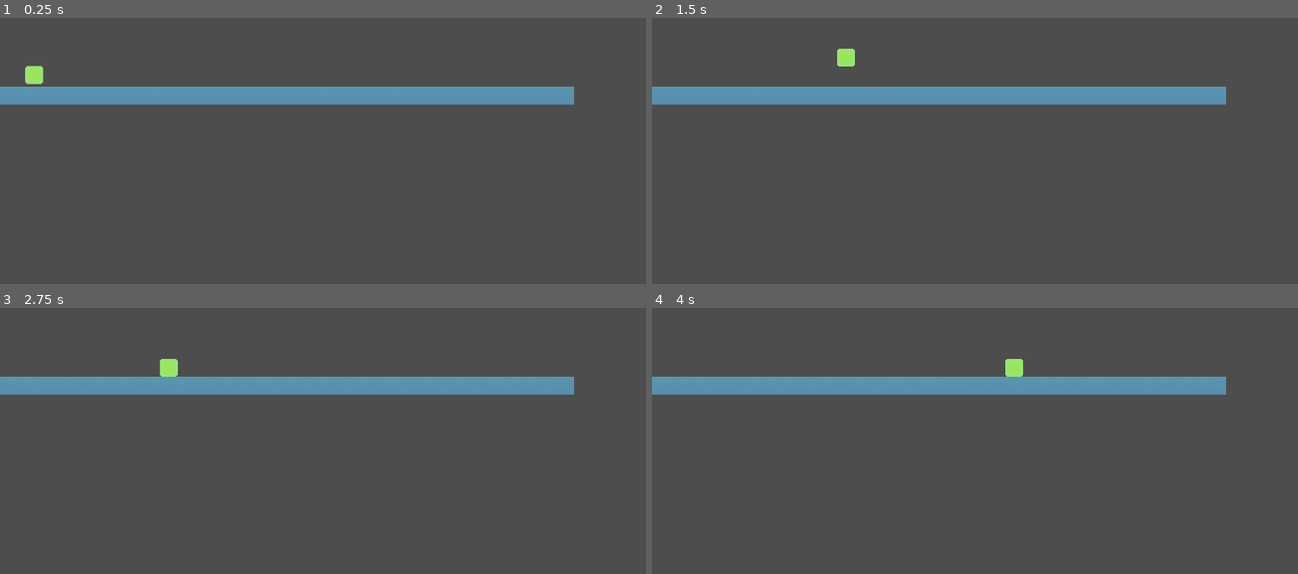
Above: before the commit, frames 1-4 (two rows, left to right).
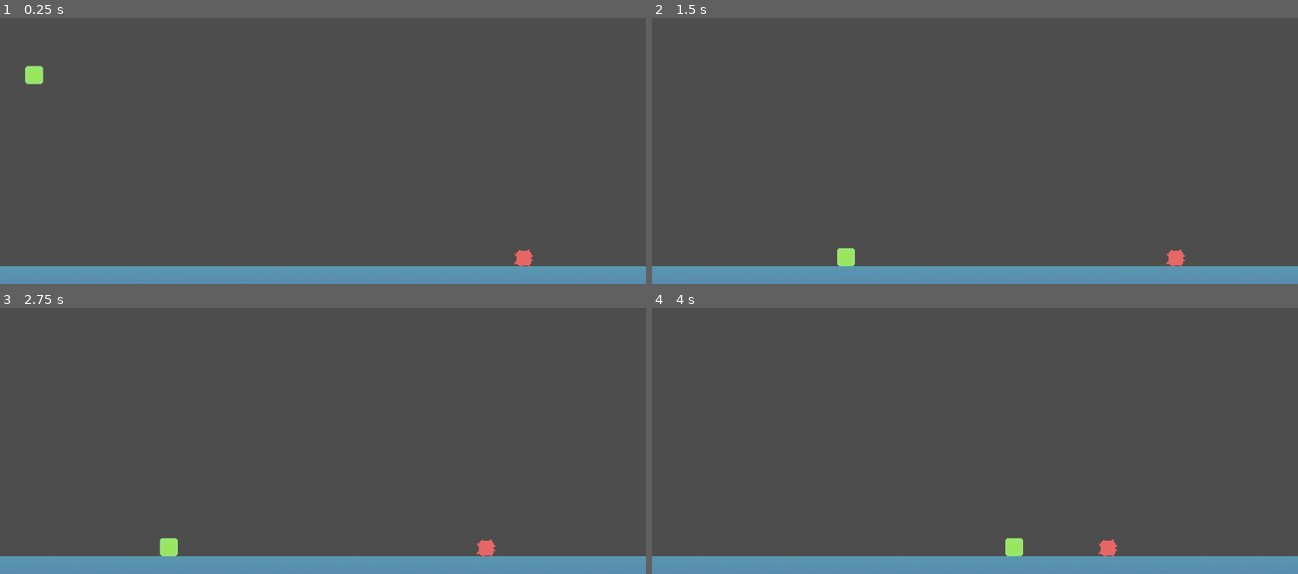
Above: after the commit, the same moments.

Repository: KelsiF/Virus
Game: Godot game, scene res://scenes/main.tscn
The game is run twice, just before and just after one commit, with the same random seed, the same clock (stepped at 60 frames per second) and the same inputs.
Inputs:
- Up to frame 1 (0.25 s): no input
- Up to frame 2 (1.5 s): hold D (right) from 0.53 s (still down); tap W (jump) at 0.77 s
- Up to frame 3 (2.75 s): tap W (jump) at 1.52 s; release D (right) at 2.03 s; hold A (left) from 2.03 s (still down)
- Up to frame 4 (4 s): release A (left) at 2.78 s; hold D (right) from 2.78 s (still down); tap W (jump) at 3.02, 3.77 s

The runs differ from the first frame. In frame 1, 13% of the frame differs, in the area x 0-100%, y 25-100%; in frame 2, 13%; in frame 3, 13%, in the area x 0-100%, y 19-100%; in frame 4, 13%.

Commit message:
v. 1.0.1

Diff:
--- a/project.godot
+++ b/project.godot
@@ -33,6 +33,11 @@
 , Object(InputEventKey,"resource_local_to_scene":false,"resource_name":"","device":0,"window_id":0,"alt_pressed":false,"shift_pressed":false,"ctrl_pressed":false,"meta_pressed":false,"pressed":false,"keycode":0,"physical_keycode":32,"key_label":0,"unicode":0,"location":0,"echo":false,"script":null)
 ]
 }
+flip={
+"deadzone": 0.2,
+"events": [Object(InputEventKey,"resource_local_to_scene":false,"resource_name":"","device":0,"window_id":0,"alt_pressed":false,"shift_pressed":false,"ctrl_pressed":false,"meta_pressed":false,"pressed":false,"keycode":0,"physical_keycode":70,"key_label":0,"unicode":0,"location":0,"echo":false,"script":null)
+]
+}
 
 [rendering]
 
--- /dev/null
+++ b/scenes/enemy.tscn
@@ -0,0 +1,21 @@
+[gd_scene load_steps=4 format=3 uid="uid://berki37hyxe3r"]
+
+[ext_resource type="Texture2D" uid="uid://bu1ivjd4m336l" path="res://textures/enemy.png" id="1_7p1mj"]
+[ext_resource type="Script" uid="uid://cfqe3smvlltsg" path="res://scripts/enemy.gd" id="1_md0e3"]
+
+[sub_resource type="RectangleShape2D" id="RectangleShape2D_md0e3"]
+size = Vector2(27, 28)
+
+[node name="CharacterBody2D" type="CharacterBody2D"]
+script = ExtResource("1_md0e3")
+
+[node name="CollisionShape2D" type="CollisionShape2D" parent="."]
+position = Vector2(0.5, 0)
+shape = SubResource("RectangleShape2D_md0e3")
+
+[node name="Sprite2D" type="Sprite2D" parent="."]
+texture_filter = 1
+texture = ExtResource("1_7p1mj")
+
+[node name="raycast" type="RayCast2D" parent="Sprite2D"]
+target_position = Vector2(-500, 0)
--- a/scenes/main.tscn
+++ b/scenes/main.tscn
@@ -1,105 +1,123 @@
-[gd_scene load_steps=3 format=3 uid="uid://bwfescfvtik1n"]
+[gd_scene load_steps=4 format=3 uid="uid://bwfescfvtik1n"]
 
 [ext_resource type="PackedScene" uid="uid://b6p0pyy5ysg43" path="res://scenes/block.tscn" id="1_0wfyh"]
 [ext_resource type="PackedScene" uid="uid://hy35ghl8v48e" path="res://scenes/player.tscn" id="2_sugp2"]
+[ext_resource type="PackedScene" uid="uid://berki37hyxe3r" path="res://scenes/enemy.tscn" id="3_sugp2"]
 
 [node name="Node2D" type="Node2D"]
 
+[node name="Player" parent="." instance=ExtResource("2_sugp2")]
+position = Vector2(61, 242)
+
 [node name="StaticBody2D" parent="." instance=ExtResource("1_0wfyh")]
-position = Vector2(16, 312)
+position = Vector2(16, 632)
 
 [node name="StaticBody2D2" parent="." instance=ExtResource("1_0wfyh")]
-position = Vector2(48, 312)
+position = Vector2(48, 632)
 
 [node name="StaticBody2D3" parent="." instance=ExtResource("1_0wfyh")]
-position = Vector2(80, 312)
+position = Vector2(80, 632)
 
 [node name="StaticBody2D4" parent="." instance=ExtResource("1_0wfyh")]
-position = Vector2(112, 312)
+position = Vector2(112, 632)
 
 [node name="StaticBody2D5" parent="." instance=ExtResource("1_0wfyh")]
-position = Vector2(144, 312)
+position = Vector2(144, 632)
 
 [node name="StaticBody2D6" parent="." instance=ExtResource("1_0wfyh")]
-position = Vector2(176, 312)
+position = Vector2(176, 632)
 
 [node name="StaticBody2D7" parent="." instance=ExtResource("1_0wfyh")]
-position = Vector2(208, 312)
+position = Vector2(208, 632)
 
 [node name="StaticBody2D8" parent="." instance=ExtResource("1_0wfyh")]
-position = Vector2(240, 312)
+position = Vector2(240, 632)
 
 [node name="StaticBody2D9" parent="." instance=ExtResource("1_0wfyh")]
-position = Vector2(272, 312)
+position = Vector2(272, 632)
 
 [node name="StaticBody2D10" parent="." instance=ExtResource("1_0wfyh")]
-position = Vector2(304, 312)
+position = Vector2(304, 632)
 
 [node name="StaticBody2D11" parent="." instance=ExtResource("1_0wfyh")]
-position = Vector2(336, 312)
+position = Vector2(336, 632)
 
 [node name="StaticBody2D12" parent="." instance=ExtResource("1_0wfyh")]
-position = Vector2(368, 312)
+position = Vector2(368, 632)
 
 [node name="StaticBody2D13" parent="." instance=ExtResource("1_0wfyh")]
-position = Vector2(400, 312)
+position = Vector2(400, 632)
 
 [node name="StaticBody2D14" parent="." instance=ExtResource("1_0wfyh")]
-position = Vector2(432, 312)
+position = Vector2(432, 632)
 
 [node name="StaticBody2D15" parent="." instance=ExtResource("1_0wfyh")]
-position = Vector2(464, 312)
+position = Vector2(464, 632)
 
 [node name="StaticBody2D16" parent="." instance=ExtResource("1_0wfyh")]
-position = Vector2(496, 312)
+position = Vector2(496, 632)
 
 [node name="StaticBody2D17" parent="." instance=ExtResource("1_0wfyh")]
-position = Vector2(528, 312)
+position = Vector2(528, 632)
 
 [node name="StaticBody2D18" parent="." instance=ExtResource("1_0wfyh")]
-position = Vector2(560, 312)
+position = Vector2(560, 632)
 
 [node name="StaticBody2D19" parent="." instance=ExtResource("1_0wfyh")]
-position = Vector2(592, 312)
+position = Vector2(592, 632)
 
 [node name="StaticBody2D20" parent="." instance=ExtResource("1_0wfyh")]
-position = Vector2(624, 312)
+position = Vector2(624, 632)
 
 [node name="StaticBody2D21" parent="." instance=ExtResource("1_0wfyh")]
-position = Vector2(656, 312)
+position = Vector2(656, 632)
 
 [node name="StaticBody2D22" parent="." instance=ExtResource("1_0wfyh")]
-position = Vector2(688, 312)
+position = Vector2(688, 632)
 
 [node name="StaticBody2D23" parent="." instance=ExtResource("1_0wfyh")]
-position = Vector2(720, 312)
+position = Vector2(720, 632)
 
 [node name="StaticBody2D24" parent="." instance=ExtResource("1_0wfyh")]
-position = Vector2(752, 312)
+position = Vector2(752, 632)
 
 [node name="StaticBody2D25" parent="." instance=ExtResource("1_0wfyh")]
-position = Vector2(784, 312)
+position = Vector2(784, 632)
 
 [node name="StaticBody2D26" parent="." instance=ExtResource("1_0wfyh")]
-position = Vector2(816, 312)
+position = Vector2(816, 632)
 
 [node name="StaticBody2D27" parent="." instance=ExtResource("1_0wfyh")]
-position = Vector2(848, 312)
+position = Vector2(848, 632)
 
 [node name="StaticBody2D28" parent="." instance=ExtResource("1_0wfyh")]
-position = Vector2(880, 312)
+position = Vector2(880, 632)
 
 [node name="StaticBody2D29" parent="." instance=ExtResource("1_0wfyh")]
-position = Vector2(912, 312)
+position = Vector2(912, 632)
 
 [node name="StaticBody2D30" parent="." instance=ExtResource("1_0wfyh")]
-position = Vector2(944, 312)
+position = Vector2(944, 632)
 
 [node name="StaticBody2D31" parent="." instance=ExtResource("1_0wfyh")]
-position = Vector2(976, 312)
+position = Vector2(976, 632)
 
 [node name="StaticBody2D32" parent="." instance=ExtResource("1_0wfyh")]
-position = Vector2(1008, 312)
+position = Vector2(1008, 632)
 
-[node name="Player" parent="." instance=ExtResource("2_sugp2")]
-position = Vector2(61, 242)
+[node name="StaticBody2D33" parent="." instance=ExtResource("1_0wfyh")]
+position = Vector2(1040, 632)
+
+[node name="StaticBody2D34" parent="." instance=ExtResource("1_0wfyh")]
+position = Vector2(1072, 632)
+
+[node name="StaticBody2D35" parent="." instance=ExtResource("1_0wfyh")]
+position = Vector2(1104, 632)
+
+[node name="StaticBody2D36" parent="." instance=ExtResource("1_0wfyh")]
+position = Vector2(1136, 632)
+
+[node name="CharacterBody2D" parent="." instance=ExtResource("3_sugp2")]
+position = Vector2(934, 589)
+
+[connection signal="tree_entered" from="StaticBody2D" to="Player" method="_on_static_body_2d_tree_entered"]
--- /dev/null
+++ b/scripts/enemy.gd
@@ -0,0 +1,58 @@
+extends CharacterBody2D
+
+var speed = 250 # need speed 250 for move
+var health = 10
+var damage = 1
+
+var direction = "left"
+
+@onready var player = get_parent().get_node("Player")
+@onready var ray_cast: RayCast2D = $Sprite2D/raycast
+
+func _ready() -> void:
+	pass
+
+@warning_ignore("unused_parameter")
+func _physics_process(delta):
+	enemy_falling(delta)
+	look_player(delta)
+	move_and_slide()
+
+func look_player(delta):
+	if ray_cast.is_colliding():
+		var collider = ray_cast.get_collider()
+
+		if collider == player:
+			if ray_cast.target_position < Vector2(0, 0):
+				direction = "left"
+			elif ray_cast.target_position > Vector2(0, 0):
+				direction = "right"
+			enemy_move(delta, direction)
+	else:
+		velocity.x = 0
+	await get_tree().create_timer(2.0).timeout
+	while !ray_cast.is_colliding():
+		if ray_cast.target_position < Vector2(0, 0):
+			await get_tree().create_timer(2.0).timeout
+			if ray_cast.is_colliding():
+				pass
+			else:
+				$Sprite2D.flip_h = true
+				$Sprite2D/raycast.target_position = Vector2(320, 0)
+		elif ray_cast.target_position > Vector2(0, 0):
+			await get_tree().create_timer(2.0).timeout
+			if ray_cast.is_colliding():
+				pass
+			else:
+				$Sprite2D.flip_h = false
+				$Sprite2D/raycast.target_position = Vector2(-320, 0)
+
+func enemy_falling(delta):
+	if !is_on_floor():
+		velocity.y += 1000 * delta
+
+func enemy_move(delta, direction: String):
+	if direction == "right":
+		velocity.x = speed
+	elif direction == "left":
+		velocity.x = -speed
--- a/scripts/player.gd
+++ b/scripts/player.gd
@@ -1,5 +1,6 @@
 extends CharacterBody2D
 
+var health = 20
 var speed = 300
 var speedMultiplier = 1.0
 
Not shown, added: scripts/enemy.gd.uid
Not shown, changed: CHANGELOG.md
